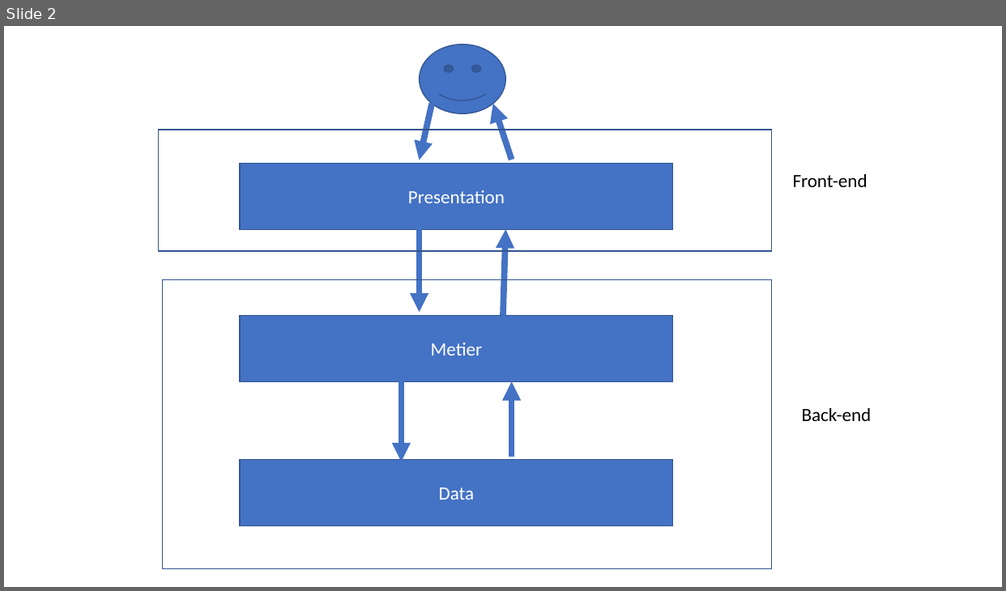
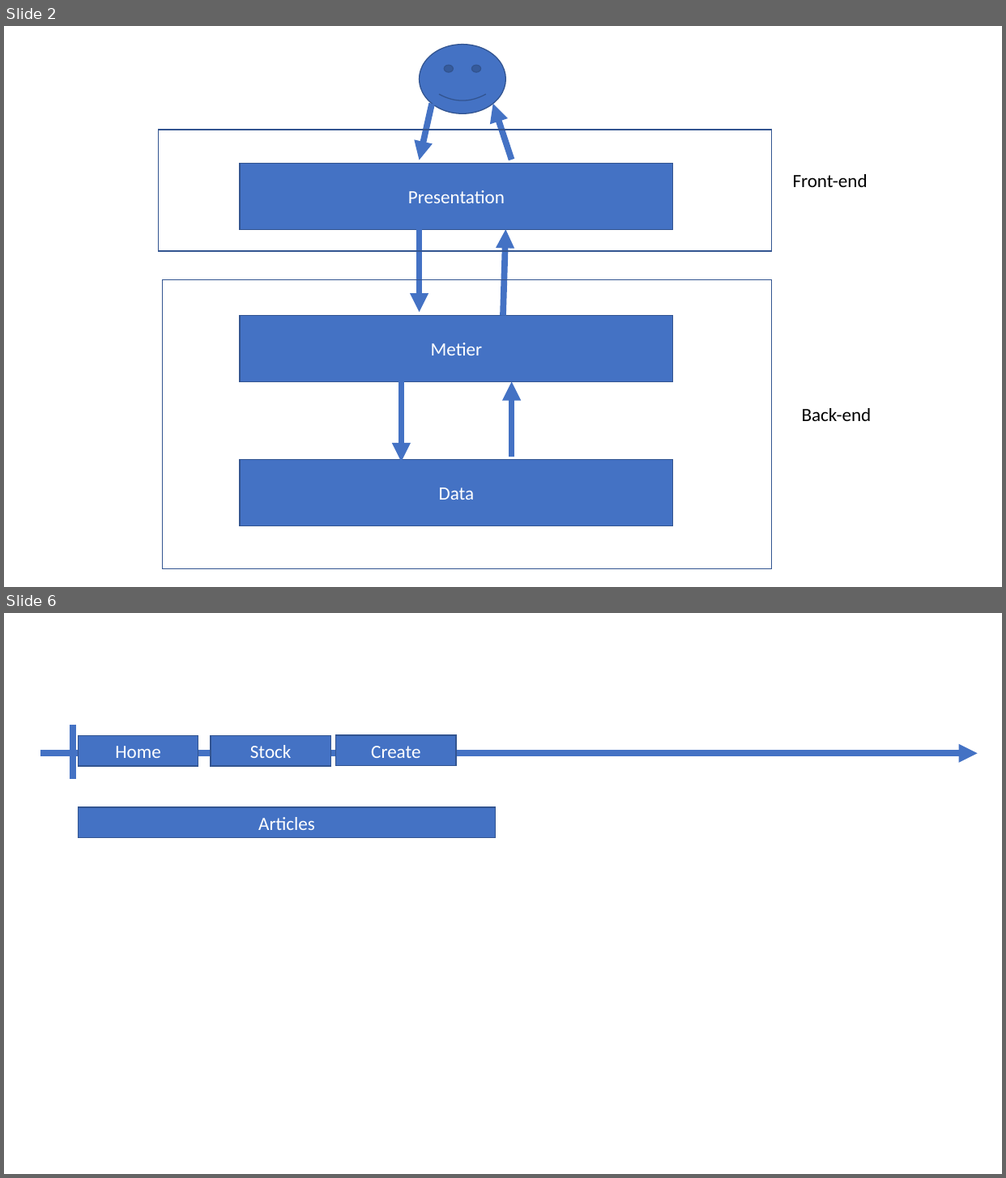
Before and after one commit to jlg-formation/njs-dec-2020, a slide deck: notes.pptx. Shown one above the other, each under a label of ours: slide 2 before the commit, slides 2 and 6 after it; the slides between them are not shown. The pictures are 1006x591 and 1006x1178 pixels, drawn with LibreOffice and Linux fonts; fonts in the diff are those of the drawing. Boxes give left, top, right and bottom in pixels: in the first picture for what was removed or moved away, otherwise in the second. Text is boxed around its words. In the diff, an @@ line names an element or a change of style, - is before the commit and + after.

```diff
--- a/notes.pptx
+++ b/notes.pptx
@@ slide 6 added at <box>4,613,1002,1174</box>, background #FFFFFF @@
@@ line added from (73, 725) to (73, 778), #4472C4 6 pt @@
@@ arrow added from (40, 754) to (978, 754), #4472C4 6 pt @@
@@ rectangle added at <box>78,736,198,766</box>, fill #4472C4, outline #325491 1 pt, 18 pt, text #FFFFFF @@
+Home
@@ rectangle added at <box>211,736,330,766</box>, fill #4472C4, outline #325491 1 pt, 18 pt, text #FFFFFF @@
+Stock
@@ rectangle added at <box>335,736,455,766</box>, fill #4472C4, outline #325491 1 pt, 18 pt, text #FFFFFF @@
+Create
@@ rectangle added at <box>78,807,496,838</box>, fill #4472C4, outline #325491 1 pt, 18 pt, text #FFFFFF @@
+Articles
```
Also in this commit, not shown: 1 slide changed, 2 other slides added.
